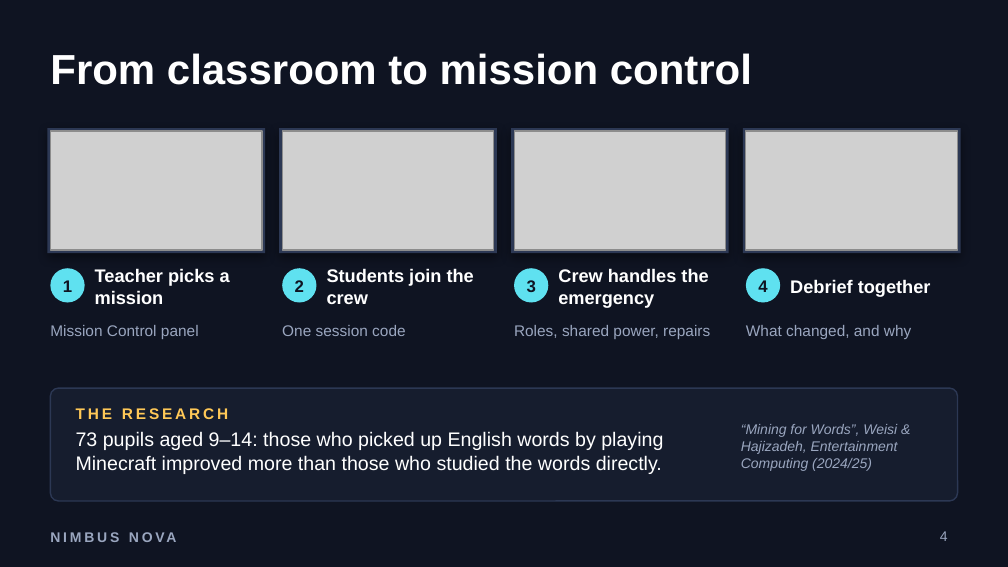
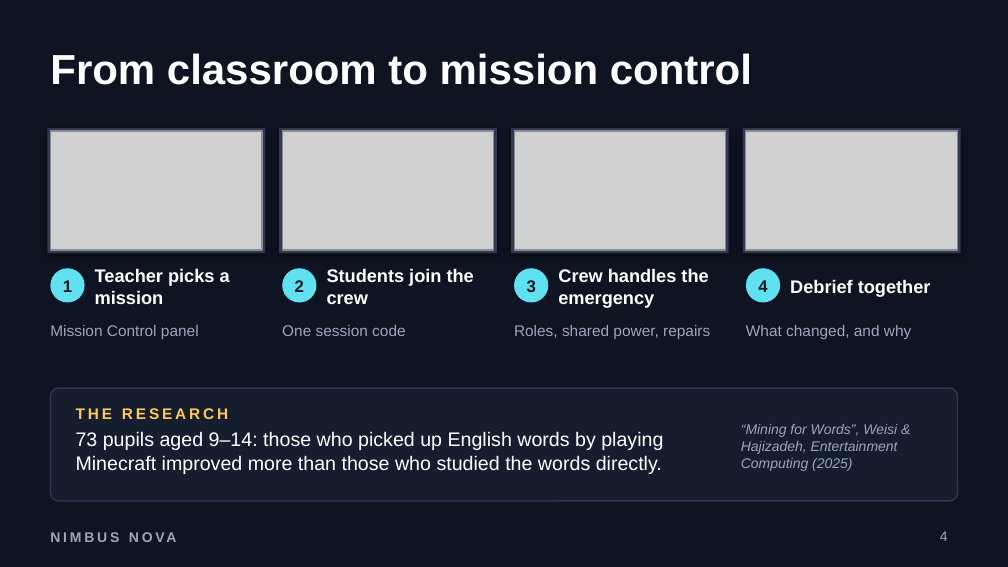
Before and after one commit to KawaseDev/Nimbus-Nova-MC, a slide deck: slide 4 of presentation/NimbusNova-Pitch.pptx. Drawn at 1008x567 pixels with LibreOffice and Linux fonts; fonts in the diff are those of the drawing; grey boxes stand for pictures. Boxes give left, top, right and bottom in pixels: in the first picture for what was removed or moved away, otherwise in the second. Text is boxed around its words. In the diff, an @@ line names an element or a change of style, - is before the commit and + after.

```diff
--- a/presentation/NimbusNova-Pitch.pptx
+++ b/presentation/NimbusNova-Pitch.pptx
@@ text at (x1=741, y1=424, x2=898, y2=471): text changed @@
-“Mining for Words”, Weisi & Hajizadeh, Entertainment Computing (2024/25)
+“Mining for Words”, Weisi & Hajizadeh, Entertainment Computing (2025)
```
Also in this commit, not shown: 1 other slide changed, 5 other files.
